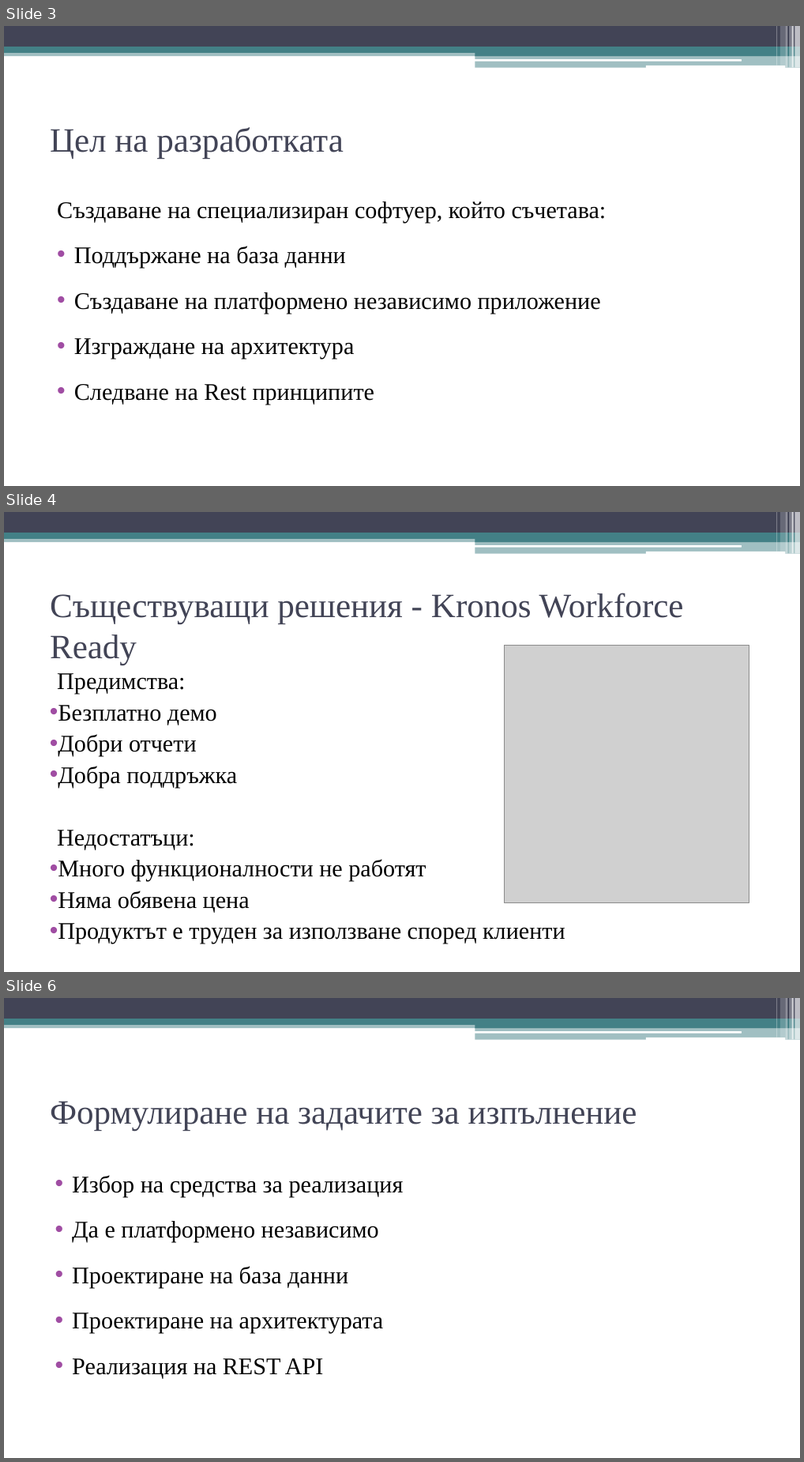
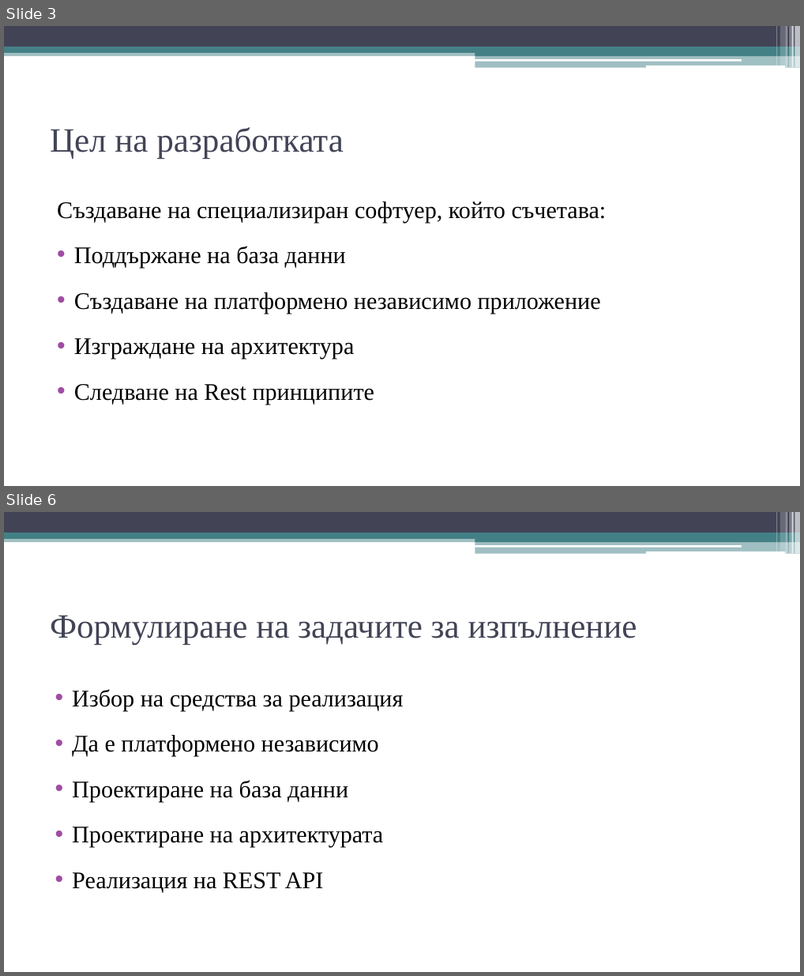
Before and after one commit to rosen1997/ParkingSystem, a slide deck: DiplomnaDoc/presentation.ppt. Shown one above the other, each under a label of ours: slides 3, 4 and 6 before the commit, slides 3 and 6 after it; the slides between them are not shown. The pictures are 804x1462 and 804x976 pixels, drawn with LibreOffice and Linux fonts; fonts in the diff are those of the drawing; grey boxes stand for pictures. Boxes give left, top, right and bottom in pixels: in the first picture for what was removed or moved away, otherwise in the second. Text is boxed around its words. In the diff, an @@ line names an element or a change of style, - is before the commit and + after.

```diff
--- a/DiplomnaDoc/presentation.ppt
+++ b/DiplomnaDoc/presentation.ppt
@@ slide 4 removed at [4,512,800,972], background #FFFFFF; not listed: 13 template elements that a slide beside it also shows @@
@@ title removed at [50,593,684,665] @@
-Съществуващи решения - Kronos Workforce Ready
@@ picture removed at [504,645,750,903] @@
@@ text removed at [57,673,566,943] @@
-Предимства:
-• Безплатно демо
-• Добри отчети
-• Добра поддръжка
-Недостатъци:
-• Много функционалности не работят
-• Няма обявена цена
-• Продуктът е труден за използване според клиенти
```
Also in this commit, not shown: 2 slides added, 1 other slide removed.
